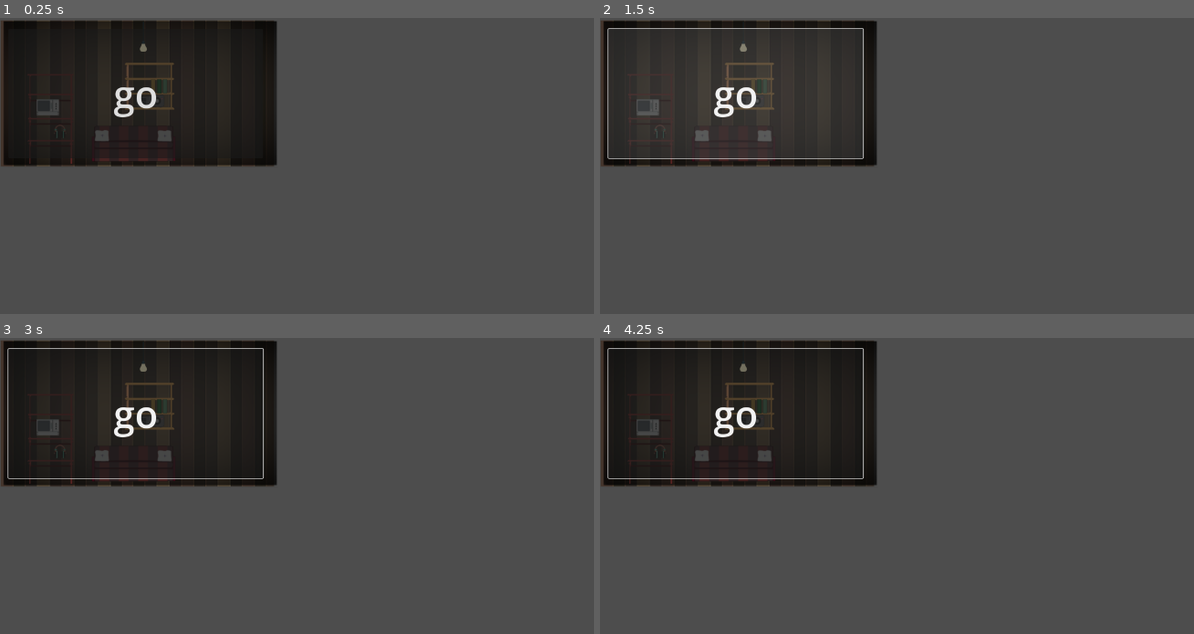
Above: before the commit, frames 1-4 (two rows, left to right).
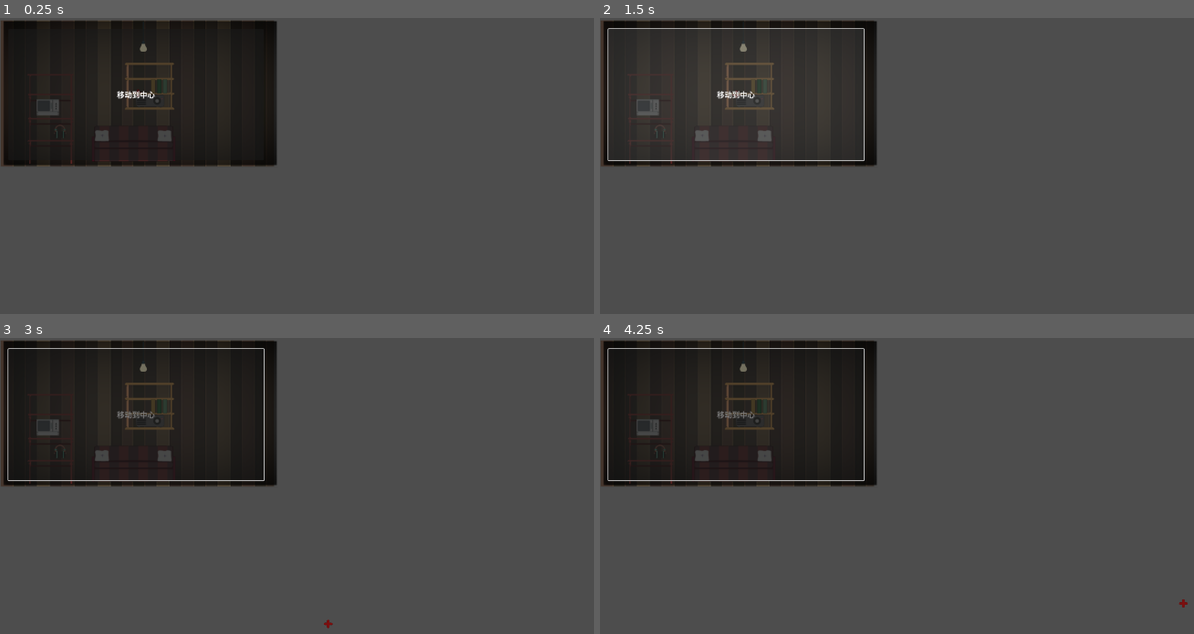
Above: after the commit, the same moments.

Repository: alien10086/sky_hill_godot
Game: Godot game, scene res://scenes/world/normal_room_template/base_room_1.tscn
Same seed, same stepped clock (60 frames per second), same inputs: the game is played once before the commit and once after it. The project has no main scene, so this scene is started directly.
Inputs (mouse positions are in pixels of both pictures, inside the frame that each line leads up to):
- Up to frame 1 (0.25 s): no input
- Up to frame 2 (1.5 s): click "go" (after the commit: "移动到中心") at 0.5 s; click "go" (after the commit: "移动到中心") at 1.25 s
- Up to frame 3 (3 s): click "go" (after the commit: "移动到中心") at 2 s; tap Enter at 2.75 s; move the mouse to (326, 625) at 2.77 s; tap R at 2.85 s; click (326, 625) at 2.92 s
- Up to frame 4 (4.25 s): tap Space at 3.5 s; drag from (1182, 604) to (926, 625) at 3.52 s

The runs differ from the first frame. In frame 1, 0.4% of the frame differs, in the area x 11-29%, y 23-48%; in frame 2, 0.8%, in the area x 1-45%, y 3-49%; in frame 3, 0.8%; in frame 4, 0.8%.

Commit message:
feat(房间交互): 添加中心标记和点击移动功能
添加中心标记精灵用于可视化房间中心位置
实现鼠标点击更新房间中心位置功能
优化移动按钮样式和文本

Diff:
--- a/scenes/world/base_room.gd
+++ b/scenes/world/base_room.gd
@@ -3,7 +3,7 @@
 
 @onready var bg_sprite_2d: Sprite2D = $BgSprite2D
 @onready var move_button: Button = $MoveButton
-
+@onready var center_marker: Sprite2D = $CenterMarker
 
 @export var input_bg: CompressedTexture2D
 
@@ -16,13 +16,33 @@
 	# 计算房间中心位置
 	room_center = Vector2(bg_sprite_2d.position.x, bg_sprite_2d.position.y)
 
+	# 更新中心标记位置
+	update_center_marker()
+
 	# 连接按钮信号
 	if move_button:
 		move_button.pressed.connect(_on_move_button_pressed)
 
+	# 启用输入处理
+	set_process_input(true)
+
 func refresh_ui():
 	if input_bg:
 		bg_sprite_2d.texture = input_bg
+
+# 更新中心标记位置
+func update_center_marker():
+	if center_marker:
+		center_marker.position = room_center
+
+# 处理输入事件
+func _input(event):
+	# 检查是否是鼠标左键点击
+	if event is InputEventMouseButton and event.button_index == MOUSE_BUTTON_LEFT and event.pressed:
+		# 更新房间中心为鼠标点击位置
+		room_center = event.position
+		update_center_marker()
+		print("房间中心更新为: ", room_center)
 
 # 按钮点击事件处理
 func _on_move_button_pressed():
@@ -31,3 +51,4 @@
 	if player:
 		# 调用玩家的移动到目标位置方法
 		player.move_to_position(room_center)
+		print("玩家移动到: ", room_center)
--- a/scenes/world/base_room.tscn
+++ b/scenes/world/base_room.tscn
@@ -1,7 +1,13 @@
-[gd_scene load_steps=3 format=3 uid="uid://dd650vsxeuqiv"]
+[gd_scene load_steps=5 format=3 uid="uid://dd650vsxeuqiv"]
 
 [ext_resource type="Texture2D" uid="uid://ddg8w18jnkjbu" path="res://assets/sprites/world_items/normal_room/wallpaper/wallpaper_8.png" id="1_pqtwy"]
 [ext_resource type="Script" uid="uid://mj3ugii3jaqw" path="res://scenes/world/base_room.gd" id="1_wm43t"]
+[ext_resource type="Texture2D" uid="uid://dpc3rosofusbq" path="res://assets/ui/ui_backpack_plus_icon.png" id="3_72gd3"]
+
+[sub_resource type="Theme" id="Theme_button"]
+Button/colors/font_color = Color(1, 1, 1, 1)
+Button/colors/font_focus_color = Color(0.47, 0.47, 0.47, 1)
+Button/constants/outline_size = 0
 
 [node name="BaseRoom" type="Node2D"]
 script = ExtResource("1_wm43t")
@@ -11,11 +17,17 @@
 scale = Vector2(2.0802293, 1.8)
 texture = ExtResource("1_pqtwy")
 
+[node name="CenterMarker" type="Sprite2D" parent="."]
+modulate = Color(1, 0, 0, 0.8)
+position = Vector2(362.99997, 200)
+texture = ExtResource("3_72gd3")
+
 [node name="MoveButton" type="Button" parent="."]
 z_index = 10
 offset_left = 22.0
 offset_top = 29.0
-offset_right = 693.0
-offset_bottom = 370.0
-theme_override_font_sizes/font_size = 100
-text = "go"
+offset_right = 695.0
+offset_bottom = 376.0
+theme = SubResource("Theme_button")
+theme_override_font_sizes/font_size = 20
+text = "移动到中心"
